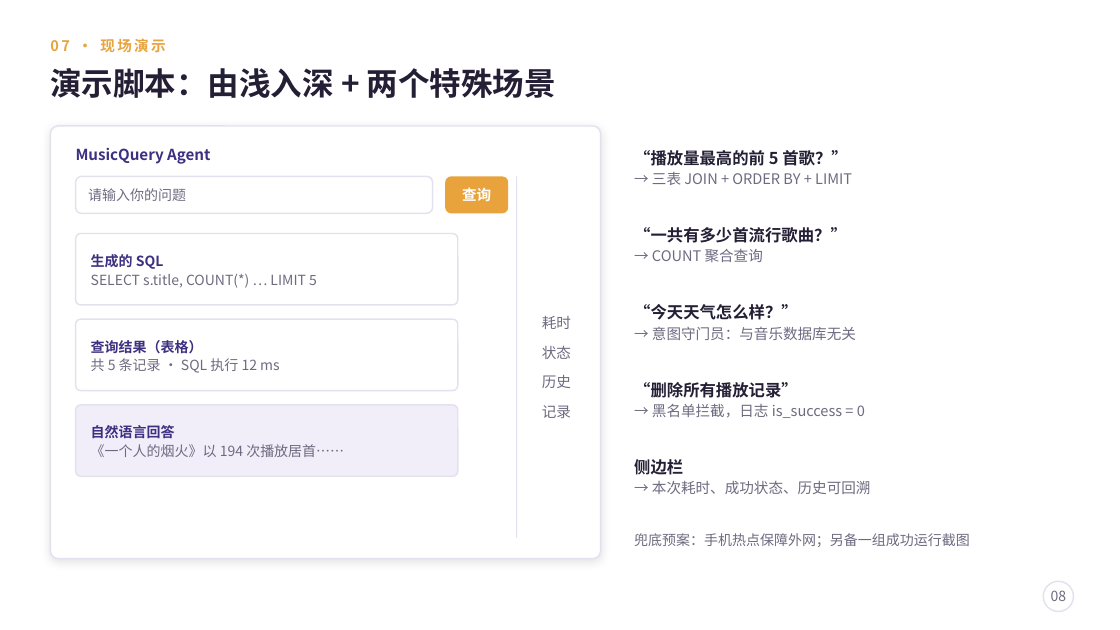
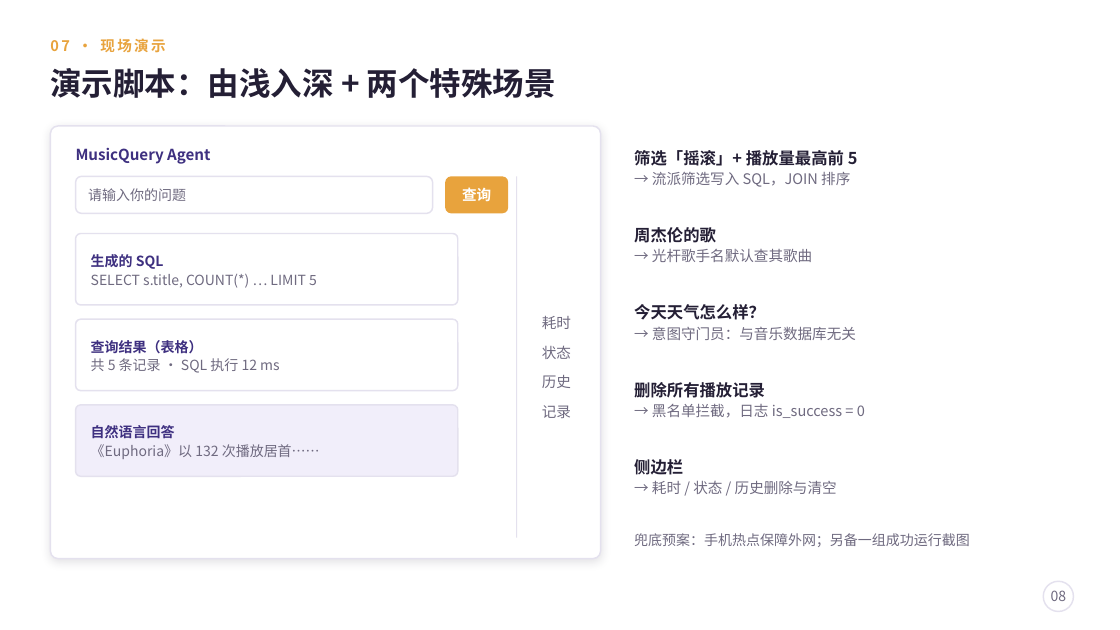
Before and after one commit to rcwhlf/musicquery-agent, a slide deck: slide 8 of MusicQuery-Agent-答辩.pptx. Drawn at 1120x630 pixels with LibreOffice and Linux fonts; fonts in the diff are those of the drawing. Boxes give left, top, right and bottom in pixels: in the first picture for what was removed or moved away, otherwise in the second. Text is boxed around its words. In the diff, an @@ line names an element or a change of style, - is before the commit and + after.

```diff
--- a/MusicQuery-Agent-答辩.pptx
+++ b/MusicQuery-Agent-答辩.pptx
@@ text at (634, 147, 858, 187): text changed @@
-“播放量最高的前 5 首歌？”
-→ 三表 JOIN + ORDER BY + LIMIT
+筛选「摇滚」+ 播放量最高前 5
+→ 流派筛选写入 SQL，JOIN 排序
@@ text at (634, 227, 812, 262): text changed; size 14 to 12.5 pt; text colour #241F35 to #6F6A80; bold off @@
-“一共有多少首流行歌曲？”
-→ COUNT 聚合查询
+周杰伦的歌
+→ 光杆歌手名默认查其歌曲
@@ text at (634, 304, 765, 320): text changed @@
-“今天天气怎么样？”
+今天天气怎么样？
@@ text at (634, 382, 765, 398): text changed @@
-“删除所有播放记录”
+删除所有播放记录
@@ text at (91, 444, 320, 459): text changed @@
-《一个人的烟火》以 194 次播放居首……
+《Euphoria》以 132 次播放居首……
@@ text at (652, 481, 837, 494): text changed @@
-→ 本次耗时、成功状态、历史可回溯
+→ 耗时 / 状态 / 历史删除与清空
```
Also in this commit, not shown: 4 other slides changed, 53 other files.
